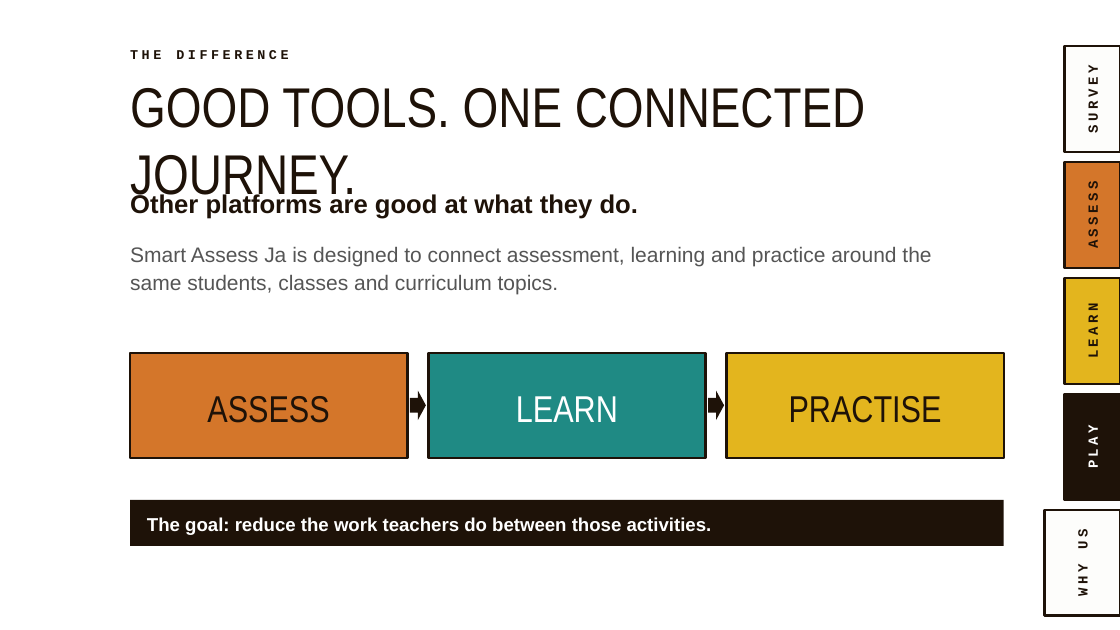
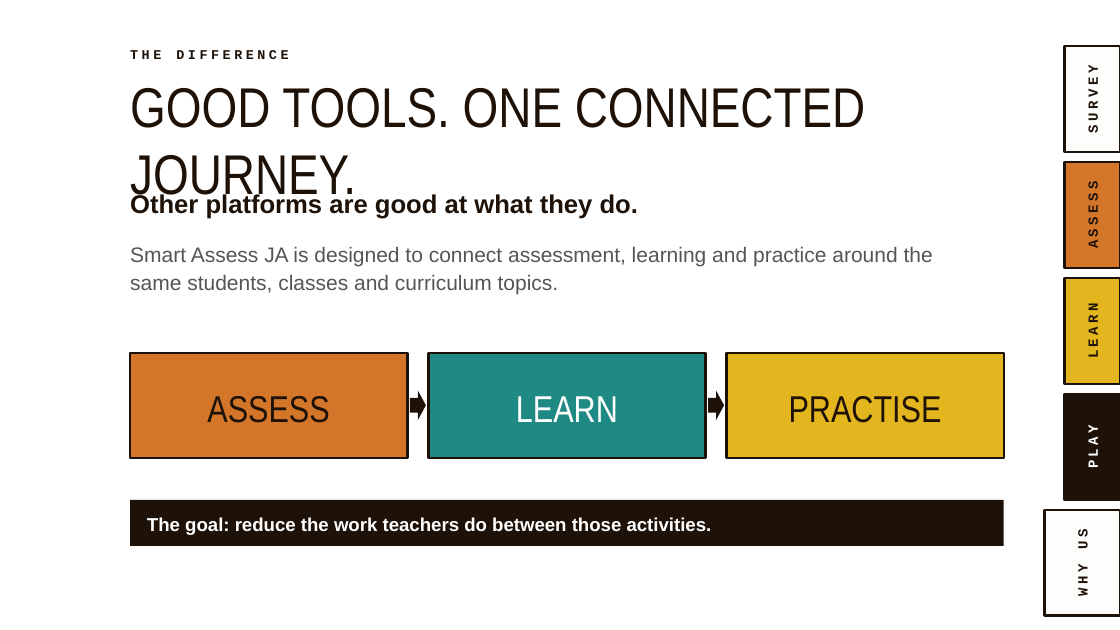
Before and after one commit to MrStevenGordon/exam-platform, a slide deck: slide 26 of marketing/presentation/Smart-Assess-Ja-Manchester-Presentation-v2.pptx. Drawn at 1120x630 pixels with LibreOffice and Linux fonts; fonts in the diff are those of the drawing; background and template pictures are left out. Boxes give left, top, right and bottom in pixels: in the first picture for what was removed or moved away, otherwise in the second. Text is boxed around its words. In the diff, an @@ line names an element or a change of style, - is before the commit and + after.

```diff
--- a/marketing/presentation/Smart-Assess-Ja-Manchester-Presentation-v2.pptx
+++ b/marketing/presentation/Smart-Assess-Ja-Manchester-Presentation-v2.pptx
@@ text at (x1=130, y1=247, x2=933, y2=295): text changed @@
-Smart Assess Ja is designed to connect assessment, learning and practice around the same students, classes and curriculum topics.
+Smart Assess JA is designed to connect assessment, learning and practice around the same students, classes and curriculum topics.
```
Also in this commit, not shown: 1 other slide changed, 6 other files.
